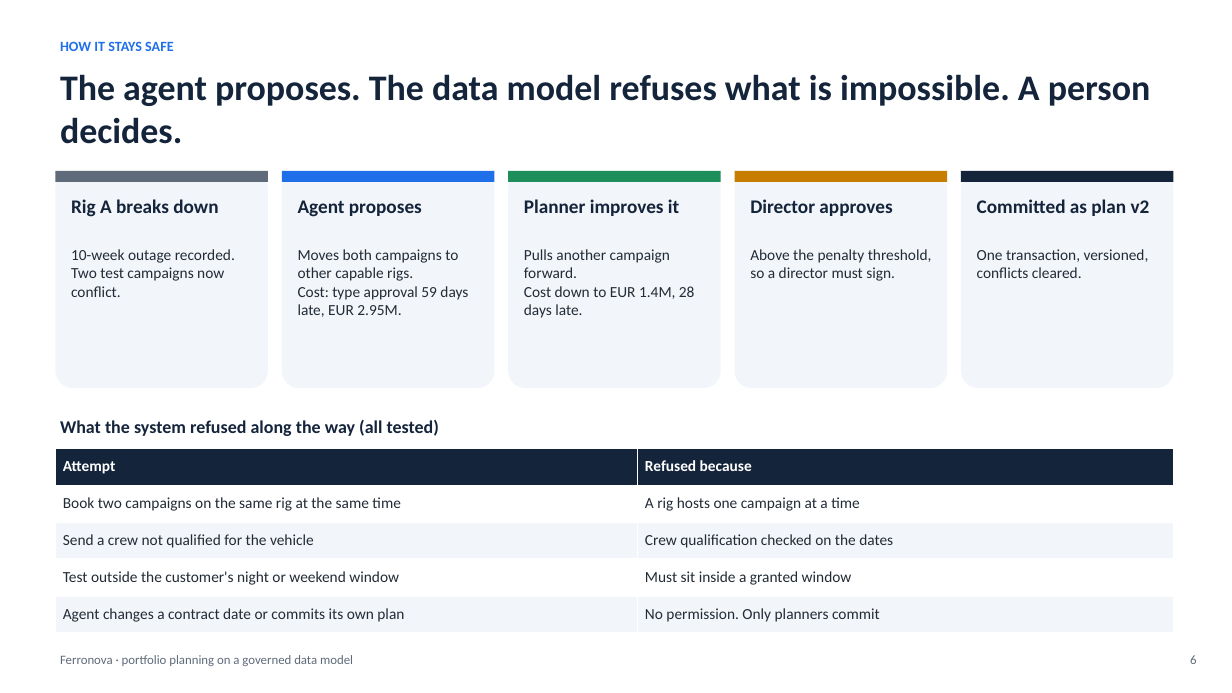
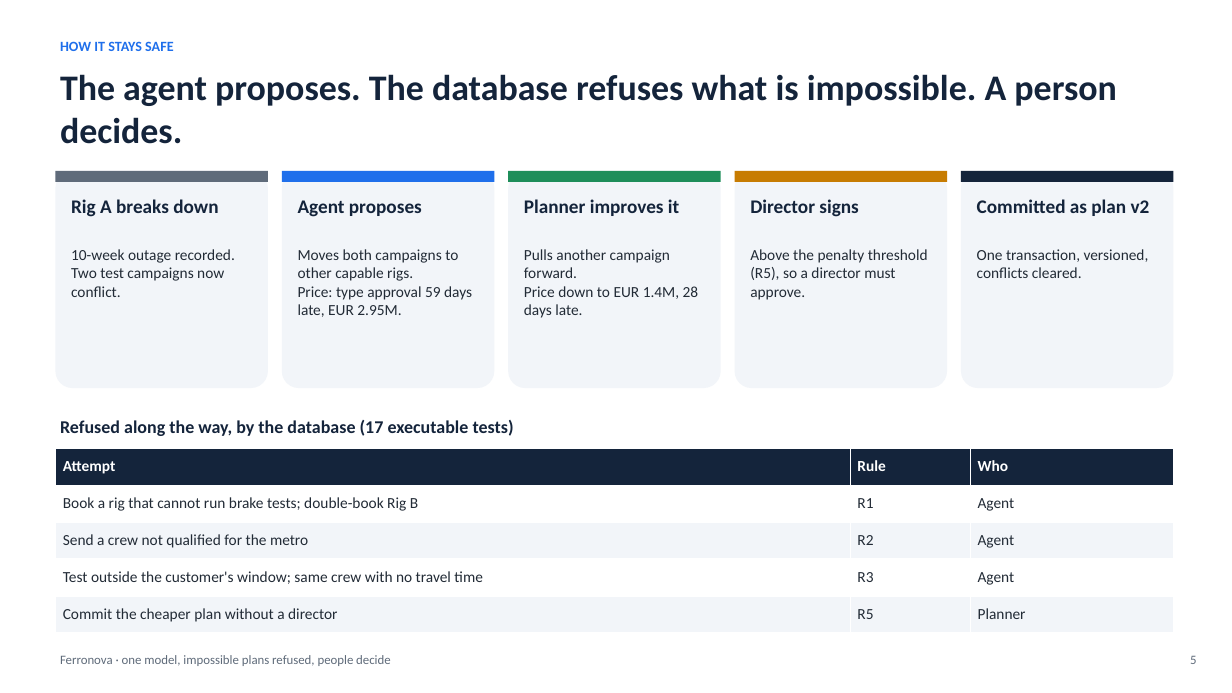
Before and after one commit to rpad300/ULTRA_IA_ASSISTANT, a slide deck: slide 5 of docs/ferronova-takehome/ferronova-pitch.pptx (slide 6 before the commit). Drawn at 1232x693 pixels with LibreOffice and Linux fonts; fonts in the diff are those of the drawing. Boxes give left, top, right and bottom in pixels: in the first picture for what was removed or moved away, otherwise in the second. Text is boxed around its words. In the diff, an @@ line names an element or a change of style, - is before the commit and + after.

```diff
--- a/docs/ferronova-takehome/ferronova-pitch.pptx
+++ b/docs/ferronova-takehome/ferronova-pitch.pptx
@@ text at (60, 74, 1117, 144): text changed @@
-The agent proposes. The data model refuses what is impossible. A person decides.
+The agent proposes. The database refuses what is impossible. A person decides.
@@ text at (750, 199, 858, 217): text changed @@
-Director approves
+Director signs
@@ text at (750, 249, 928, 300): text changed @@
-Above the penalty threshold, so a director must sign.
+Above the penalty threshold (R5), so a director must approve.
@@ text at (298, 286, 472, 317): text changed @@
-Cost: type approval 59 days late, EUR 2.95M.
+Price: type approval 59 days late, EUR 2.95M.
@@ text at (524, 286, 699, 318): text changed @@
-Cost down to EUR 1.4M, 28 days late.
+Price down to EUR 1.4M, 28 days late.
@@ table at (55, 448, 1174, 633) @@
-column 1: Attempt | Book two campaigns on the same rig at the same time | Send a crew not qualified for the vehicle | Test outside the customer's night or weekend window | Agent changes a contract date or commits its own plan
-column 2: Refused because | A rig hosts one campaign at a time | Crew qualification checked on the dates | Must sit inside a granted window | No permission. Only planners commit
+column 1: Attempt | Book a rig that cannot run brake tests; double-book Rig B | Send a crew not qualified for the metro | Test outside the customer's window; same crew with no travel time | Commit the cheaper plan without a director
+column 2: Rule | R1 | R2 | R3 | R5
+column 3: Who | Agent | Agent | Agent | Planner
@@ text at (60, 420, 514, 436): text changed @@
-What the system refused along the way (all tested)
+Refused along the way, by the database (17 executable tests)
@@ text at (60, 655, 391, 666): text changed @@
-Ferronova · portfolio planning on a governed data model
+Ferronova · one model, impossible plans refused, people decide
@@ text at (1190, 656, 1196, 664): text changed @@
-6
+5
```
Also in this commit, not shown: 11 other slides changed, 4 slides added, 2 slides removed, 14 other files.
